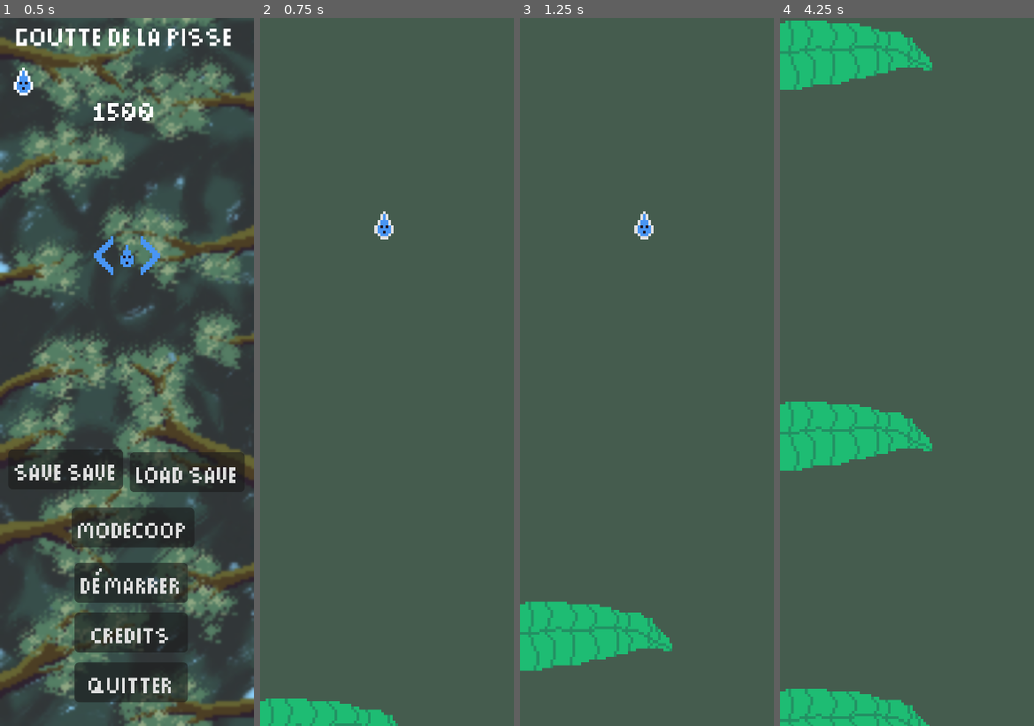
Above: before the commit, frames 1-4 (left to right).
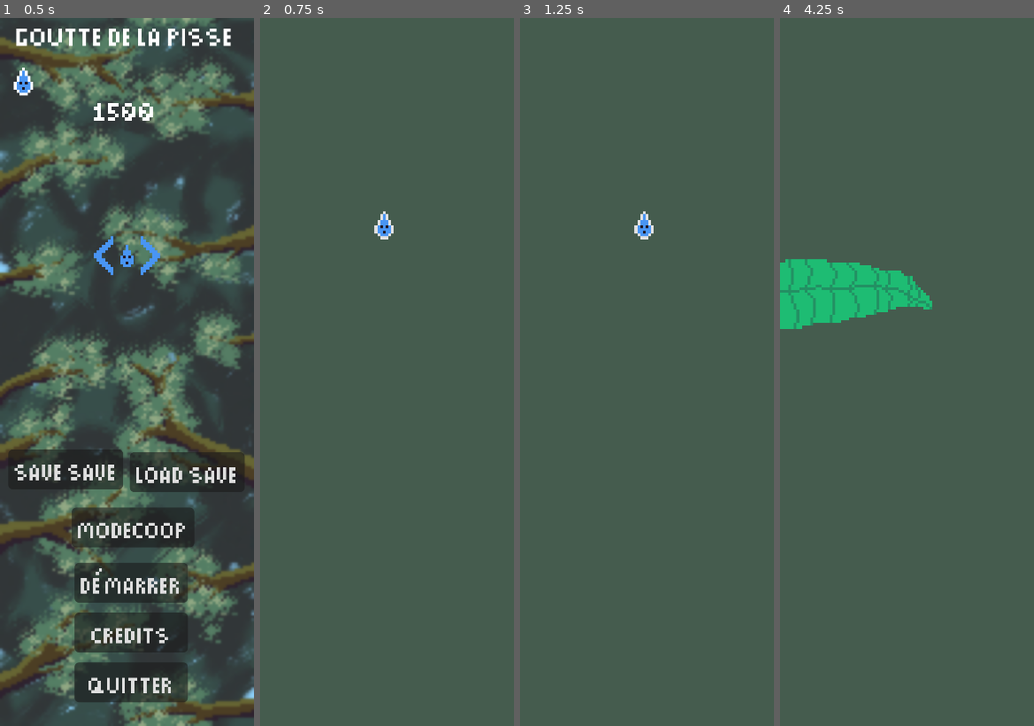
Above: after the commit, the same moments.

Repository: BrokHoly/gamejam_goutte
Game: Godot game, scene res://menu/menu.tscn
Same seed, same stepped clock (60 frames per second), same inputs: the game is played once before the commit and once after it.
Inputs:
- Up to frame 1 (0.5 s): no input
- Up to frame 2 (0.75 s): click "démarrer" at 0.5 s
- Up to frame 3 (1.25 s): no input
- Up to frame 4 (4.25 s): hold Right (move_right) 1.28-2.03 s; tap Q (toggle_ice) at 1.35, 2.85 s; hold Down (move_down) 2.03-2.78 s; tap E (toggle_snow) at 2.1, 3.6 s; hold Right (move_right) 2.78-3.53 s; hold Up (move_up) from 3.53 s (still down)

Frame 1 is identical in both runs. In frame 2, 1.7% of the frame differs, in the area x 0-55%, y 96-100%; in frame 3, 4.2%; in frame 4, 15%, in the area x 0-60%, y 0-100%.

Commit message:
balanced obstacle side

Diff:
--- a/levels/level.gd
+++ b/levels/level.gd
@@ -8,49 +8,44 @@
 const TIME_BETWEEN_OBSTACLES = 1.0
 const TIME_RANGE = 1.0
 
-var time_since_last_obstacle := 0.0
-var time_since_left_obstacle := 0.0
-var time_since_right_obstacle := 0.0
 
 var time_until_next_obstacle := 0.0
+var right_strike := 0.0
+var left_strike := 0.0
 
-var LEFT_OBSTACLES_SCENES : Array[Area2D] = [
-	preload("res://props/leftleaf.tscn").instantiate()
-]
+var LEFT_OBSTACLES_SCENES : Array[Node2D]
 
-var RIGHT_OBSTACLES_SCENES : Array[Area2D] = [
-	preload("res://props/leftleaf.tscn").instantiate()
-]
+var RIGHT_OBSTACLES_SCENES : Array[Node2D]
 
 # Called when the node enters the scene tree for the first time.
 func _ready() -> void:
 	spawner = $ObstacleSpawner
 	left_anchor = $ObstacleSpawner/LeftAnchor
 	right_anchor = $ObstacleSpawner/RightAnchor
+
+	RIGHT_OBSTACLES_SCENES = [
+		load("res://props/leftleaf.tscn").instantiate()
+	]
+	LEFT_OBSTACLES_SCENES = [
+		load("res://props/leftleaf.tscn").instantiate()
+	]
 	# Instanciate Obstacles
 	pass # Replace with function body.
 
 
 # Called every frame. 'delta' is the elapsed time since the previous frame.
 func _process(delta: float) -> void:
-	time_since_last_obstacle += delta
-	time_since_left_obstacle += delta
-	time_since_right_obstacle += delta
 
 	time_until_next_obstacle -= delta
 
-	if time_since_last_obstacle > TIME_BETWEEN_OBSTACLES:
-		print("SOON Obstacle")
-		time_until_next_obstacle = randf() * TIME_RANGE
-		time_since_last_obstacle = -time_until_next_obstacle
-
-	if time_until_next_obstacle < 0.0 :
-		var go_right = randf() > 0.5
+	if time_until_next_obstacle < 0.0:
+		#print("LeftStrike: ", left_strike, " RightStrike: ", right_strike)
+		var go_right = randfn(-(right_strike/10.0)+(left_strike/10.0),1.0) > 0.0
 		if go_right:
 			spawn_right_obstacle()
 		else:
 			spawn_left_obstacle()
-		time_until_next_obstacle = 1000.0
+		time_until_next_obstacle = TIME_BETWEEN_OBSTACLES + randf() * TIME_RANGE
 
 
 
@@ -60,9 +55,8 @@
 	spawner.add_child(obstacle)
 	obstacle.speed = OBSTACLES_SPEED
 	obstacle.position = left_anchor.position
-	time_since_last_obstacle = 0.0
-	time_since_left_obstacle = 0.0
-	pass
+	left_strike += 1.0
+	right_strike = 0.0
 
 func spawn_right_obstacle():
 	var next_obstacle : Node2D = RIGHT_OBSTACLES_SCENES[randi_range(0,RIGHT_OBSTACLES_SCENES.size()-1)]
@@ -70,6 +64,5 @@
 	spawner.add_child(obstacle)
 	obstacle.speed = OBSTACLES_SPEED
 	obstacle.position = right_anchor.position
-	time_since_last_obstacle = 0.0
-	time_since_right_obstacle = 0.0
-	pass
+	right_strike += 1.0
+	left_strike = 0.0
--- a/player/drop.gd
+++ b/player/drop.gd
@@ -28,6 +28,8 @@
 func _handle_movements():
 	var side_direction := Input.get_axis("move_left", "move_right")
 	var vert_direction := Input.get_axis("move_up","move_down")
+
+	# Manage movements based on the drop state
 	if side_direction:
 		velocity.x = side_direction * SIDE_SPEED
 	else:
@@ -64,3 +66,13 @@
 	else:
 		state = STATES.SNOW
 		sprite.texture = SNOW_SKIN
+
+
+func is_liquid() -> bool :
+	return state == STATES.LIQUID
+
+func is_snow() -> bool :
+	return state == STATES.SNOW
+
+func is_ice() -> bool :
+	return state == STATES.ICE
--- a/project.godot
+++ b/project.godot
@@ -23,12 +23,16 @@
 window/size/viewport_height=256
 window/size/mode=3
 window/size/initial_position_type=0
+window/size/borderless=true
 window/stretch/mode="canvas_items"
 window/stretch/aspect="expand"
 
 [global_group]
 
 player=""
+breakable=""
+traversable=""
+invincible=""
 
 [input]
 
--- a/props/leaf.gd
+++ /dev/null
@@ -1,26 +0,0 @@
-extends Area2D
-
-signal splash
-
-var speed = 0.0
-
-# Called when the node enters the scene tree for the first time.
-func _ready() -> void:
-	pass # Replace with function body.
-
-
-# Called every frame. 'delta' is the elapsed time since the previous frame.
-func _process(delta: float) -> void:
-	if position.y < -30.0:
-		queue_free()
-	position.y -= speed * delta
-	pass
-
-
-func _on_body_entered(body: Node2D) -> void:
-	if body.is_in_group("player"):
-		# if...
-		print("OUILLE")
-		splash.emit()
-
-	pass # Replace with function body.
--- a/props/leftleaf.tscn
+++ b/props/leftleaf.tscn
@@ -1,16 +1,28 @@
 [gd_scene format=3 uid="uid://b3l7trjlunq6j"]
 
-[ext_resource type="Script" uid="uid://c7u1rj122slrl" path="res://props/leaf.gd" id="1_ejvbk"]
+[ext_resource type="Script" uid="uid://c7u1rj122slrl" path="res://props/obstacle.gd" id="1_ejvbk"]
 [ext_resource type="Texture2D" uid="uid://b21tk523htxr7" path="res://Assets/Sprites/Obstacles/ObstacleNoOutline_crop.png" id="1_tkom8"]
 
-[node name="LeftLeaf" type="Area2D" unique_id=1347469236]
+[sub_resource type="CircleShape2D" id="CircleShape2D_ejvbk"]
+radius = 33.01515
+
+[node name="LeftLeaf" type="Node2D" unique_id=1839930798 groups=["breakable"]]
 script = ExtResource("1_ejvbk")
 
 [node name="Sprite2D" type="Sprite2D" parent="." unique_id=751662357]
 position = Vector2(27.5, 0)
 texture = ExtResource("1_tkom8")
 
-[node name="CollisionPolygon2D" type="CollisionPolygon2D" parent="." unique_id=1976960263]
+[node name="HitBox" type="Area2D" parent="." unique_id=1423714142]
+
+[node name="CollisionPolygon2D" type="CollisionPolygon2D" parent="HitBox" unique_id=1976960263]
 polygon = PackedVector2Array(0, 13, 55, 5, 43, -8, 0, -12)
 
-[connection signal="body_entered" from="." to="." method="_on_body_entered"]
+[node name="SpawnBox" type="Area2D" parent="." unique_id=469021438]
+
+[node name="CollisionShape2D" type="CollisionShape2D" parent="SpawnBox" unique_id=1249774553]
+position = Vector2(24, 0)
+shape = SubResource("CircleShape2D_ejvbk")
+
+[connection signal="body_entered" from="HitBox" to="." method="_on_hit_box_body_entered"]
+[connection signal="area_entered" from="SpawnBox" to="." method="_on_spawn_box_area_entered"]
--- /dev/null
+++ b/props/obstacle.gd
@@ -0,0 +1,40 @@
+extends Node2D
+
+signal splash
+
+var speed = 0.0
+
+# Called when the node enters the scene tree for the first time.
+func _ready() -> void:
+	pass # Replace with function body.
+
+
+# Called every frame. 'delta' is the elapsed time since the previous frame.
+func _process(delta: float) -> void:
+	if position.y < -30.0:
+		queue_free()
+	position.y -= speed * delta
+	pass
+
+
+func _on_hit_box_body_entered(body: Node2D) -> void:
+	if body.is_in_group("player"):
+		if body.is_ice() and is_in_group("breakable"):
+			# Add bonus point to Score
+			pass
+		if body.is_liquid() and is_in_group("travesable"):
+			# Add bonus point to Score
+			pass
+		else :
+			# Signal lose health point and maybe even score points ?
+			print("OUILLE")
+			splash.emit()
+	pass # Replace with function body.
+
+
+func _on_spawn_box_area_entered(area: Area2D) -> void:
+	if area.is_in_group("invisible") and is_in_group("invincible"):
+		# In taht case, we should stop the belower until it's out of range.
+		pass
+
+	pass # Replace with function body.
Binary file added: Assets/Sprites/Obstacles/ObstacleNoOutline_crop_INVISIBLE.png
Not shown, added: Assets/Sprites/Obstacles/ObstacleNoOutline_crop_INVISIBLE.png.import
Not shown, added: Assets/UI/HP-1.png.import
Renamed: props/leaf.gd.uid -> props/obstacle.gd.uid
Not shown, added: Assets/Sprites/Obstacles/ObstacleNoOutline_crop_INVISIBLE.xcf
